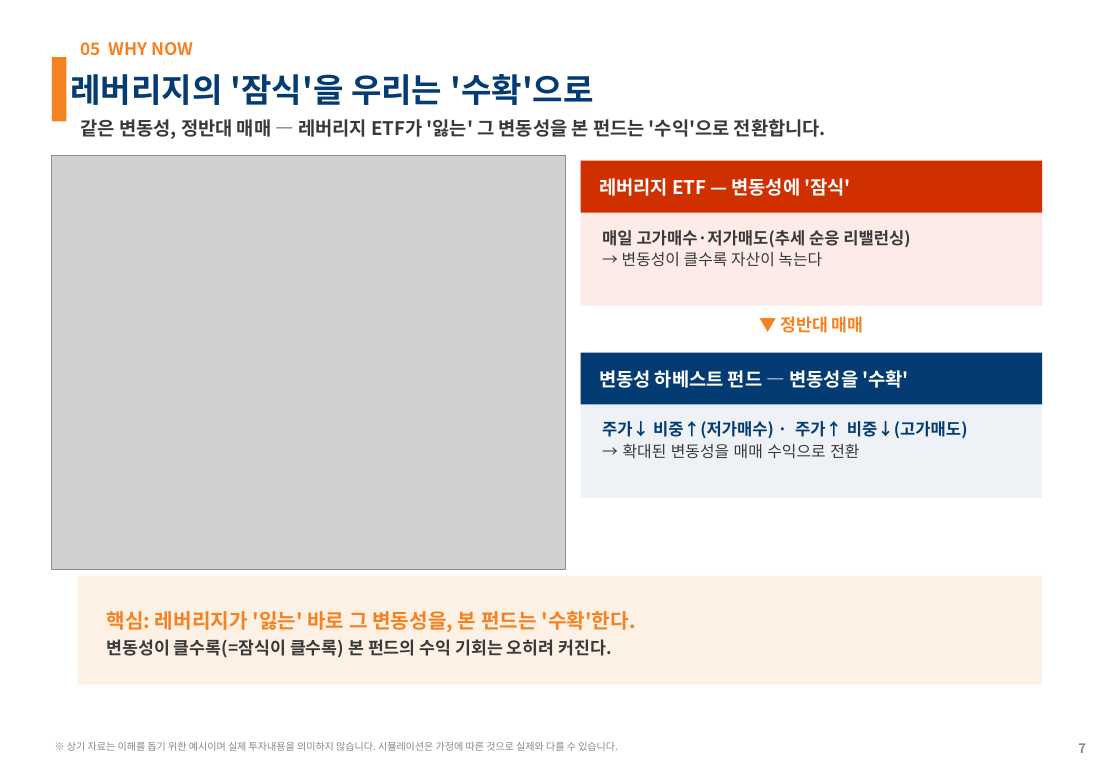
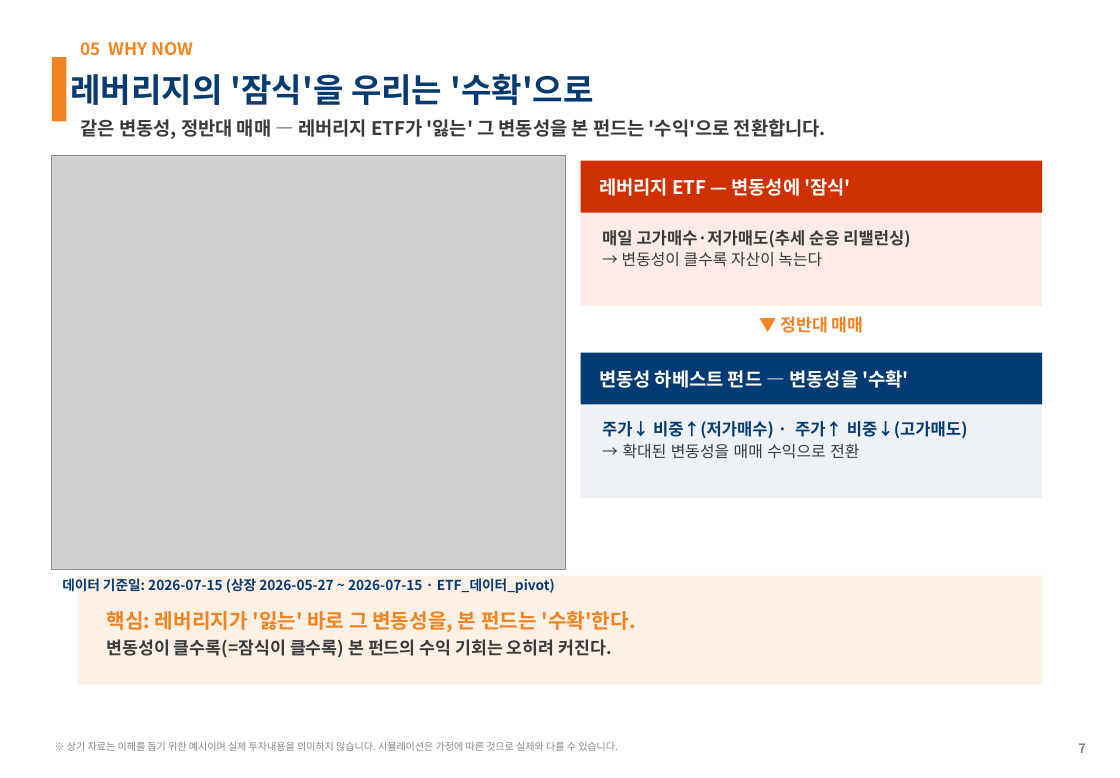
Before and after one commit to gamer383-bit/Volatility-Fund, a slide deck: slide 7 of 제안서/변동성하베스트펀드_AITop2_v1_20260715.pptx. Drawn at 1120x778 pixels with LibreOffice and Linux fonts; fonts in the diff are those of the drawing; grey boxes stand for pictures. Boxes give left, top, right and bottom in pixels: in the first picture for what was removed or moved away, otherwise in the second. Text is boxed around its words. In the diff, an @@ line names an element or a change of style, - is before the commit and + after.

```diff
--- a/제안서/변동성하베스트펀드_AITop2_v1_20260715.pptx
+++ b/제안서/변동성하베스트펀드_AITop2_v1_20260715.pptx
@@ text added at [62, 578, 555, 593], 9.5 pt, text #043B72, bold @@
+데이터 기준일: 2026-07-15 (상장 2026-05-27 ~ 2026-07-15 · ETF_데이터_pivot)
```
Also in this commit, not shown: 2 other files.
